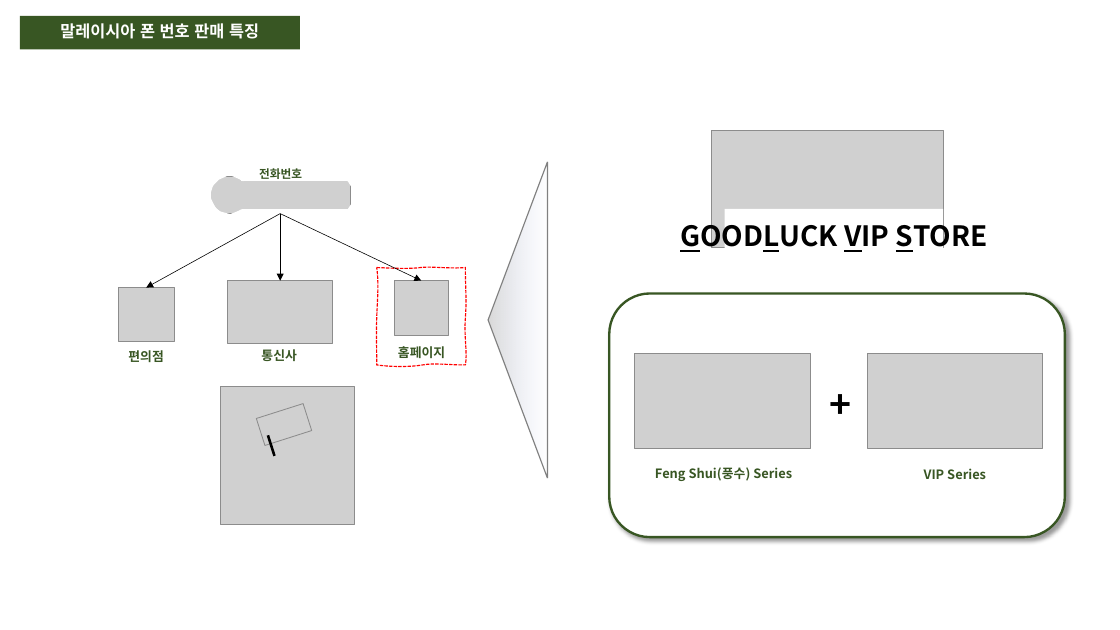
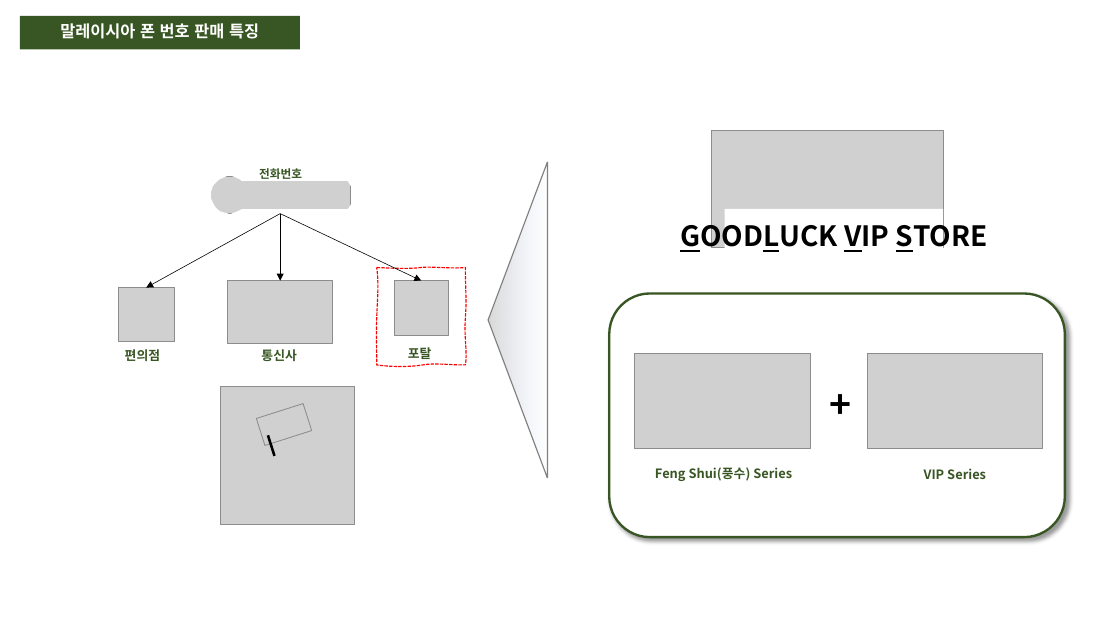
Before and after one commit to zhengze00/SpringBoot-MariaDB-master, a slide deck: slide 3 of Project File/직무과제 PT(오정택).pptx. Drawn at 1120x630 pixels with LibreOffice and Linux fonts; fonts in the diff are those of the drawing; grey boxes stand for pictures. Boxes give left, top, right and bottom in pixels: in the first picture for what was removed or moved away, otherwise in the second. Text is boxed around its words. In the diff, an @@ line names an element or a change of style, - is before the commit and + after.

```diff
--- a/Project File/직무과제 PT(오정택).pptx
+++ b/Project File/직무과제 PT(오정택).pptx
@@ rectangle "편의점": place and size @@
-rectangle "편의점" at [128,350,163,362]
+rectangle "편의점" at [117,345,174,362]
@@ rectangle "포탈": place and size @@
-rectangle "포탈" at [390,342,450,359]
+rectangle "포탈" at [400,343,460,360]
@@ text in rectangle at [408,347,432,359]: text changed @@
-홈페이지
+포탈
```
Also in this commit, not shown: 1 other slide changed, 3 other files.
